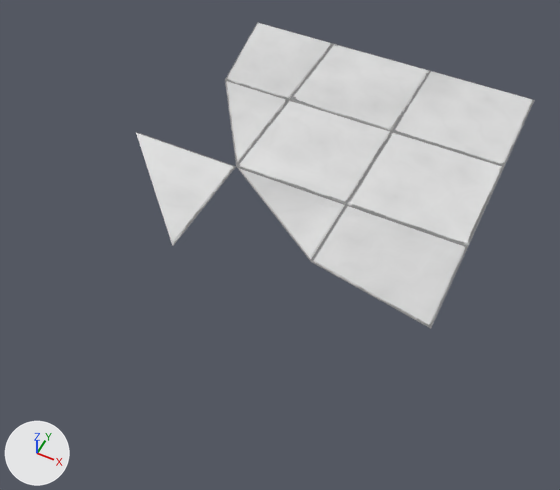
Before and after pictures for a commit that changed the glTF model assets/models/Tiles/Tiles.glb.
Rendered twice from a 50 mm lens placed at (0.95, -12.28, 8.77), pointed at (-2.82, -4.73, -0.66). The lights are fixed; the arrows at lower left show +X, +Y and +Z.

The older version as bpy lines, for what is in view:
```python
me_cube_010 = bpy.data.meshes.new('Cube.010')
me_cube_010.from_pydata(...)  # 12 vertices, 18 faces; spans x -1.0..1.0, y -1.0..1.0, z -0.02..0.0
me_cube_010.materials.append(mat_tilematerial)  # picture img_tilecolor
me_cube_011 = bpy.data.meshes.new('Cube.011')
me_cube_011.from_pydata(...)  # 12 vertices, 18 faces; spans x -1.0..1.0, y -1.0..1.0, z -0.02..0.0
me_cube_011.materials.append(mat_tilematerial)  # picture img_tilecolor
me_cube_015 = bpy.data.meshes.new('Cube.015')
me_cube_015.from_pydata(...)  # 12 vertices, 18 faces; spans x -1.0..1.0, y -0.7..1.0, z -0.02..0.0
me_cube_015.materials.append(mat_tilematerial)  # picture img_tilecolor
ob_tile_001 = bpy.data.objects.new('Tile.001', me_cube_010)
ob_tile_001.location = (-1.0, -1.0, 0.0)
ob_tile_002 = bpy.data.objects.new('Tile.002', me_cube_011)
ob_tile_002.location = (-1.0, -3.0, 0.0)
ob_tile_r = bpy.data.objects.new('Tile_R', me_cube_015)
ob_tile_r.location = (-1.0, -5.0, 0.0)
# also in view: 'Tile_L' at (-4.85, -1.0, -0.01); 'Tile.RF' at (-4.67, -3.0, -0.01); 'Tile.003' at (-3.0, -1.0, -0.01); 'Tile_LF' at (-3.0, -4.67, -0.01); 'Tile.004' at (-3.0, -3.0, -0.01)
```
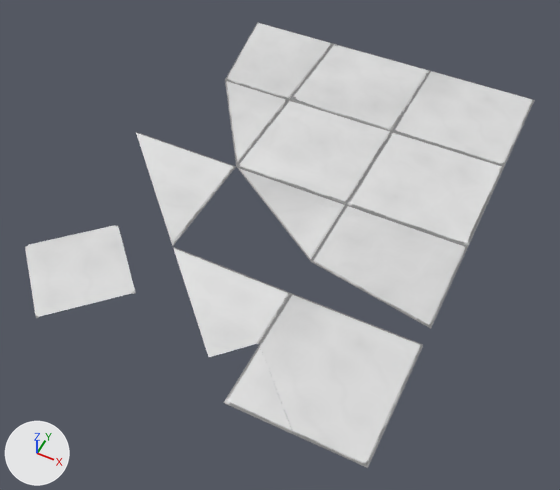
Commit message: New angle Tiles.blend

Changed parts and their boxes [x1, y1, x2, y2] in the pictures (560 x 490 px):
```json
{"object": "Tile.A", "change": "added", "after": [260, 293, 423, 468]}
{"object": "Tile.C", "change": "added", "after": [25, 225, 136, 318]}
{"object": "Tile_fA", "change": "added", "after": [173, 247, 291, 357]}
{"object": "Tile.B", "change": "added", "after": [223, 345, 293, 434]}
```

Edits to the scene script, one JSON object a line:
```json
{"op": "add", "block": "me_cube_004", "code": ["me_cube_004 = bpy.data.meshes.new('Cube.004')", "me_cube_004.from_pydata(...)  # 21 vertices, 19 faces; spans x -1.0..1.0, y -1.0..1.0, z -0.02..0.0", "me_cube_004.materials.append(mat_tilematerial)  # picture img_tilecolor"]}
{"op": "add", "block": "me_cube_003", "code": ["me_cube_003 = bpy.data.meshes.new('Cube.003')", "me_cube_003.from_pydata(...)  # 10 vertices, 10 faces; spans x -1.0..1.0, y -0.49..1.0, z -0.02..0.0", "me_cube_003.materials.append(mat_tilematerial)  # picture img_tilecolor"]}
{"op": "add", "block": "me_cube_002", "code": ["me_cube_002 = bpy.data.meshes.new('Cube.002')", "me_cube_002.from_pydata(...)  # 9 vertices, 9 faces; spans x -1.0..-0.002, y -1.0..0.002, z -0.02..0.0", "me_cube_002.materials.append(mat_tilematerial)  # picture img_tilecolor"]}
{"op": "add", "block": "me_cube_001", "code": ["me_cube_001 = bpy.data.meshes.new('Cube.001')", "me_cube_001.from_pydata(...)  # 15 vertices, 19 faces; spans x -1.0..1.0, y -1.0..1.0, z -0.02..0.0", "me_cube_001.materials.append(mat_tilematerial)  # picture img_tilecolor"]}
{"op": "add", "block": "ob_tile_c", "code": ["ob_tile_c = bpy.data.objects.new('Tile.C', me_cube_004)", "ob_tile_c.location = (-5.0, -7.0, 0.0)"]}
{"op": "add", "block": "ob_tile_fa", "code": ["ob_tile_fa = bpy.data.objects.new('Tile_fA', me_cube_003)", "ob_tile_fa.location = (-3.0, -7.0, 0.0)"]}
{"op": "add", "block": "ob_tile_b", "code": ["ob_tile_b = bpy.data.objects.new('Tile.B', me_cube_002)", "ob_tile_b.location = (-1.0, -7.0, 0.0)"]}
{"op": "add", "block": "ob_tile_a", "code": ["ob_tile_a = bpy.data.objects.new('Tile.A', me_cube_001)", "ob_tile_a.location = (-1.0, -7.0, 0.0)"]}
```
